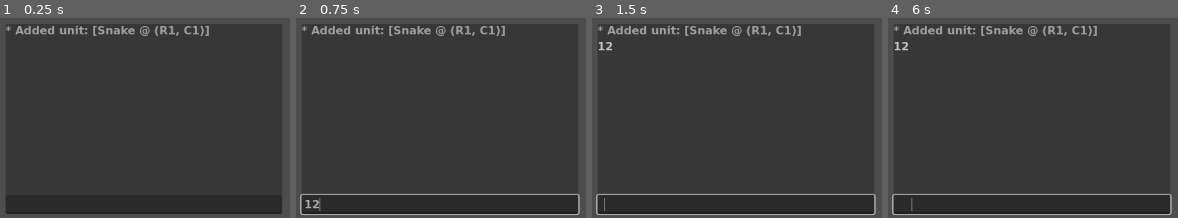
Above: before the commit, frames 1-4 (left to right).
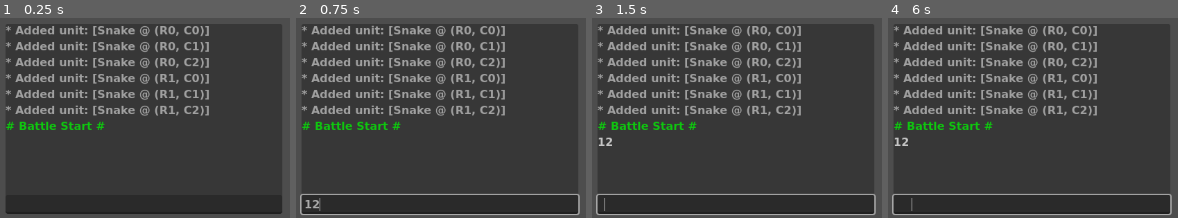
Above: after the commit, the same moments.

Repository: Endermandels/ForrestDwellers2
Game: Godot game, scene res://scenes/battle.tscn
Same seed, same stepped clock (60 frames per second), same inputs: the game is played once before the commit and once after it. This scene is started directly instead of the project's main scene.
Inputs (mouse positions are in pixels of both pictures, inside the frame that each line leads up to):
- Up to frame 1 (0.25 s): no input
- Up to frame 2 (0.75 s): click (441, 204) at 0.52 s; type "12" at 0.6 s
- Up to frame 3 (1.5 s): tap Enter at 1.25 s; tap Space (select) at 1.35 s
- Up to frame 4 (6 s): tap Space (select) at 2, 2.1, 2.85, 3.5, 3.6, 4.35, 5, 5.1, 5.85 s; tap Enter at 2.75, 4.25 s

The runs differ from the first frame. In frame 1, 8.0% of the frame differs, in the area x 2-73%, y 4-56%; in frame 2, 8.0%; in frame 3, 8.1%, in the area x 2-73%, y 4-64%; in frame 4, 8.1%.
Error before the commit: Assertion failed: There should be at least two units on the field at Battle Start (res://scripts/scenes/battle/states/state_battle_start.gd:18)

Commit message:
Add Passive Abilities, Add Flying Ability, TODO: Finish Vulture and Savenger

Diff:
--- /dev/null
+++ b/resources/abilities/flight.tres
@@ -0,0 +1,12 @@
+[gd_resource type="Resource" script_class="AbilityResource" load_steps=4 format=3 uid="uid://yw6yt8acmdtx"]
+
+[ext_resource type="Script" uid="uid://d084ilajke2li" path="res://scripts/resources/ability_condition_resource.gd" id="1_wn1yv"]
+[ext_resource type="Script" uid="uid://4cn21vk6dwbs" path="res://scripts/resources/effect_resource.gd" id="2_toy0x"]
+[ext_resource type="Script" uid="uid://dpoiljl72xoph" path="res://scripts/resources/ability_resource.gd" id="3_srp1o"]
+
+[resource]
+script = ExtResource("3_srp1o")
+name_id = "Flight"
+is_passive = true
+triggers = Array[int]([8])
+metadata/_custom_type_script = "uid://dpoiljl72xoph"
--- a/resources/units/bear.tres
+++ b/resources/units/bear.tres
@@ -1,7 +1,6 @@
-[gd_resource type="Resource" script_class="UnitResource" load_steps=6 format=3 uid="uid://dorscvqxhyn0v"]
+[gd_resource type="Resource" script_class="UnitResource" load_steps=5 format=3 uid="uid://dorscvqxhyn0v"]
 
 [ext_resource type="Script" uid="uid://dpoiljl72xoph" path="res://scripts/resources/ability_resource.gd" id="1_5qgqi"]
-[ext_resource type="Resource" uid="uid://bhpw7yu4psp3o" path="res://resources/abilities/universal/death_cry.tres" id="2_1kkgy"]
 [ext_resource type="Resource" uid="uid://dolt5m5oxde2r" path="res://resources/abilities/intimidate.tres" id="3_1kkgy"]
 [ext_resource type="Script" uid="uid://rjnstbmhir1t" path="res://scripts/resources/unit_resource.gd" id="3_vg8rj"]
 [ext_resource type="Resource" uid="uid://dgoma0vmm8ead" path="res://resources/abilities/bash.tres" id="4_vg8rj"]
@@ -10,8 +9,8 @@
 script = ExtResource("3_vg8rj")
 name_id = "Bear"
 base_hp = 30
-base_atk = 3
+base_atk = 4
 base_arm = 1
 itm = 1
-abilities = Array[ExtResource("1_5qgqi")]([ExtResource("2_1kkgy"), ExtResource("3_1kkgy"), ExtResource("4_vg8rj")])
+abilities = Array[ExtResource("1_5qgqi")]([ExtResource("3_1kkgy"), ExtResource("4_vg8rj")])
 metadata/_custom_type_script = "uid://rjnstbmhir1t"
--- a/resources/units/player.tres
+++ b/resources/units/player.tres
@@ -1,8 +1,7 @@
-[gd_resource type="Resource" script_class="UnitResource" load_steps=4 format=3 uid="uid://dxhoju853is36"]
+[gd_resource type="Resource" script_class="UnitResource" load_steps=3 format=3 uid="uid://dxhoju853is36"]
 
 [ext_resource type="Script" uid="uid://dpoiljl72xoph" path="res://scripts/resources/ability_resource.gd" id="1_5daot"]
 [ext_resource type="Script" uid="uid://rjnstbmhir1t" path="res://scripts/resources/unit_resource.gd" id="1_hm0gi"]
-[ext_resource type="Resource" uid="uid://bhpw7yu4psp3o" path="res://resources/abilities/universal/death_cry.tres" id="2_i12wh"]
 
 [resource]
 script = ExtResource("1_hm0gi")
--- a/resources/units/snake.tres
+++ b/resources/units/snake.tres
@@ -1,9 +1,8 @@
-[gd_resource type="Resource" script_class="UnitResource" load_steps=5 format=3 uid="uid://ctksvdktlu65h"]
+[gd_resource type="Resource" script_class="UnitResource" load_steps=4 format=3 uid="uid://ctksvdktlu65h"]
 
 [ext_resource type="Script" uid="uid://dpoiljl72xoph" path="res://scripts/resources/ability_resource.gd" id="1_3nts6"]
 [ext_resource type="Script" uid="uid://rjnstbmhir1t" path="res://scripts/resources/unit_resource.gd" id="1_ec4t2"]
 [ext_resource type="Resource" uid="uid://8w2sbqtlu371" path="res://resources/abilities/venom.tres" id="2_0mbmv"]
-[ext_resource type="Resource" uid="uid://bhpw7yu4psp3o" path="res://resources/abilities/universal/death_cry.tres" id="2_klhou"]
 
 [resource]
 script = ExtResource("1_ec4t2")
@@ -14,5 +13,5 @@
 base_spd = 1
 base_mp = 2
 itm = 1
-abilities = Array[ExtResource("1_3nts6")]([ExtResource("2_klhou"), ExtResource("2_0mbmv")])
+abilities = Array[ExtResource("1_3nts6")]([ExtResource("2_0mbmv")])
 metadata/_custom_type_script = "uid://rjnstbmhir1t"
--- /dev/null
+++ b/resources/units/vulture.tres
@@ -0,0 +1,15 @@
+[gd_resource type="Resource" script_class="UnitResource" load_steps=4 format=3 uid="uid://4kv48q7g4ljg"]
+
+[ext_resource type="Script" uid="uid://dpoiljl72xoph" path="res://scripts/resources/ability_resource.gd" id="1_5edlk"]
+[ext_resource type="Resource" uid="uid://yw6yt8acmdtx" path="res://resources/abilities/flight.tres" id="2_2rakk"]
+[ext_resource type="Script" uid="uid://rjnstbmhir1t" path="res://scripts/resources/unit_resource.gd" id="2_drw4v"]
+
+[resource]
+script = ExtResource("2_drw4v")
+name_id = "Vulture"
+attack_target_rule = 3
+base_hp = 15
+base_atk = 3
+itm = 1
+abilities = Array[ExtResource("1_5edlk")]([ExtResource("2_2rakk")])
+metadata/_custom_type_script = "uid://rjnstbmhir1t"
--- a/resources/units/wolf.tres
+++ b/resources/units/wolf.tres
@@ -1,9 +1,8 @@
-[gd_resource type="Resource" script_class="UnitResource" load_steps=5 format=3 uid="uid://cdoixu8ii3eji"]
+[gd_resource type="Resource" script_class="UnitResource" load_steps=4 format=3 uid="uid://cdoixu8ii3eji"]
 
 [ext_resource type="Script" uid="uid://rjnstbmhir1t" path="res://scripts/resources/unit_resource.gd" id="1_7lw6w"]
 [ext_resource type="Script" uid="uid://dpoiljl72xoph" path="res://scripts/resources/ability_resource.gd" id="1_cmmx1"]
 [ext_resource type="Resource" uid="uid://dolt5m5oxde2r" path="res://resources/abilities/intimidate.tres" id="2_rpmbs"]
-[ext_resource type="Resource" uid="uid://bhpw7yu4psp3o" path="res://resources/abilities/universal/death_cry.tres" id="2_yd88c"]
 
 [resource]
 script = ExtResource("1_7lw6w")
@@ -12,5 +11,5 @@
 base_atk = 5
 base_spd = 2
 itm = 1
-abilities = Array[ExtResource("1_cmmx1")]([ExtResource("2_yd88c"), ExtResource("2_rpmbs")])
+abilities = Array[ExtResource("1_cmmx1")]([ExtResource("2_rpmbs")])
 metadata/_custom_type_script = "uid://rjnstbmhir1t"
--- a/scenes/battle.tscn
+++ b/scenes/battle.tscn
@@ -3,7 +3,7 @@
 [ext_resource type="Script" uid="uid://cb6pd84bagnfl" path="res://scripts/scenes/battle.gd" id="1_p1qf1"]
 [ext_resource type="Script" uid="uid://dbxkfbj260lm2" path="res://scripts/scenes/battle/battle_handler.gd" id="1_th188"]
 [ext_resource type="Script" uid="uid://fpth6bdbxeah" path="res://scripts/scenes/battle/unit_spawner.gd" id="2_p1qf1"]
-[ext_resource type="Resource" uid="uid://cjh0pu4kvo0hj" path="res://resources/encounters/single_snake.tres" id="4_22uqi"]
+[ext_resource type="Resource" uid="uid://dkrn8exxynce6" path="res://resources/encounters/all_snakes.tres" id="4_djc8l"]
 [ext_resource type="Script" uid="uid://brwygnppu4gbk" path="res://scripts/components/state_machine.gd" id="6_6vh42"]
 [ext_resource type="Script" uid="uid://dd0i66ghxikiq" path="res://scripts/scenes/battle/states/state_battle_start.gd" id="7_4k1nj"]
 [ext_resource type="Script" uid="uid://q1i6aeca8q64" path="res://scripts/scenes/battle/states/state_stun_check.gd" id="8_ekamt"]
@@ -32,7 +32,7 @@
 
 [node name="UnitSpawner" type="Node" parent="BattleHandler"]
 script = ExtResource("2_p1qf1")
-encounter = ExtResource("4_22uqi")
+encounter = ExtResource("4_djc8l")
 
 [node name="BattleStateMachine" type="Node" parent="BattleHandler" node_paths=PackedStringArray("cur_state")]
 script = ExtResource("6_6vh42")
@@ -64,9 +64,10 @@
 attack_state = NodePath("../StateAttack")
 ability_resolution_state = NodePath("../StateAbilityResolution")
 
-[node name="StateAttack" type="Node" parent="BattleHandler/BattleStateMachine" node_paths=PackedStringArray("turn_end_state", "ability_resolution_state")]
+[node name="StateAttack" type="Node" parent="BattleHandler/BattleStateMachine" node_paths=PackedStringArray("turn_end_state", "battle_end_state", "ability_resolution_state")]
 script = ExtResource("9_66ngm")
 turn_end_state = NodePath("../StateTurnEnd")
+battle_end_state = NodePath("../StateBattleEnd")
 ability_resolution_state = NodePath("../StateAbilityResolution")
 
 [node name="StateTurnEnd" type="Node" parent="BattleHandler/BattleStateMachine" node_paths=PackedStringArray("turn_end_2_state", "ability_resolution_state")]
--- a/scripts/globals/constants.gd
+++ b/scripts/globals/constants.gd
@@ -2,15 +2,27 @@
 # Global
 
 enum Trigger {
+	## States
+
 	BATTLE_START,
 	TURN_START,
 	TURN_END,
+
+	## Attack
+
 	ON_HIT,
+	ON_WOUNDED_BY_HIT,
+
+	## Anytime
+
 	ON_HURT,
 	ON_DEATH,
 	ON_WOUNDED,
-	ON_WOUNDED_BY_HURT,
-	PASSIVE,
+	PASSIVE ## Indicates PassiveAbility enum
+}
+
+enum PassiveAbility {
+	FLYING
 }
 
 enum TargetRule {
--- a/scripts/globals/game_state.gd
+++ b/scripts/globals/game_state.gd
@@ -5,14 +5,15 @@
 const WOLF_RESOURCE = preload("res://resources/units/wolf.tres") # TODO: DELETE
 const SNAKE_RESOURCE = preload("res://resources/units/snake.tres") # TODO: DELETE
 const BEAR_RESOURCE = preload("res://resources/units/bear.tres") # TODO: DELETE
+const VULTURE_RESOURCE = preload("res://resources/units/vulture.tres") # TODO: DELETE
 
 const debug_player_units = [
-	null,
+	WOLF_RESOURCE,
 	BEAR_RESOURCE,
-	null,
-	null,
 	PLAYER_RESOURCE,
-	null
+	VULTURE_RESOURCE,
+	BEAR_RESOURCE,
+	VULTURE_RESOURCE
 ] #TODO: DELETE
 
 var player_units: Array[UnitRuntime] = []
--- a/scripts/globals/helper_functions.gd
+++ b/scripts/globals/helper_functions.gd
@@ -21,6 +21,12 @@
 func is_backline_row(row: int) -> bool:
 	return (row == Constants.BF_PLAYER_BACKLINE_ROW) or (row == Constants.BF_ENEMY_BACKLINE_ROW)
 
+## Returns whether the given unit has the specified passive ability
+func unit_has_passive(unit: UnitRuntime, passive: Constants.PassiveAbility) -> bool:
+	return unit.abilities_dict[Constants.Trigger.keys()[Constants.Trigger.PASSIVE]].any(
+		func (a: AbilityRuntime): return a.passive == passive
+	)
+
 ## Returns all valid targets across from source
 func _get_valid_targets_across(source: UnitRuntime, bf: Array[UnitRuntime]) -> Array[UnitRuntime]:
 	var res: Array[UnitRuntime] = []
@@ -31,8 +37,8 @@
 	var dir: int = 1 if source.is_enemy else -1 ## Which direction to check for enemies from
 	var blocked_by_ally: bool = false
 
-	# Backline units must have the space in front of them clear of allies in order to target enemies
-	if source.is_backline:
+	# Backline ground units must have the space in front of them clear of allies in order to target enemies
+	if source.is_backline and not source.is_flying:
 		var ally_in_front: UnitRuntime = bf[Helper.get_pos(src_row + dir, src_col)]
 		blocked_by_ally = (ally_in_front != null) and ally_in_front.blocks_backline
 
@@ -49,14 +55,22 @@
 				var pos: int = Helper.get_pos(row, col)
 				var target: UnitRuntime = bf[pos]
 
-				if target and target != source:
-					if source.is_backline and source.is_enemy == target.is_enemy and target.blocks_backline:
-						# Applies when the source is a backline unit
-						# Any allied units in this column that aren't the source block the source's way of attack
+				if target != null and target != source:
+					if (
+						not source.is_flying 							# Only ground units can be blocked
+						and source.is_backline 							# Only backline units can be blocked
+						and source.is_enemy == target.is_enemy 			# Can only be blocked by allies
+						and target.blocks_backline						# Can only be blocked by blocking units
+					):
 						break # Continue to the next column
-					elif source.is_enemy != target.is_enemy and not target.is_dead:
-						res.append(target)
-						break # Continue to the next column
+					elif (
+						not target.is_dead 								# Cannot target dead units currently
+						and source.is_enemy != target.is_enemy 			# Cannot target your own units currently
+						and (source.is_flying or not target.is_flying)	# Ground units cannot target flying units
+					):
+						res.append(target) # Add valid target
+						if not source.is_flying: # Ground units cannot attack behind other ground units
+							break # Continue to the next column
 
 	return res
 
--- a/scripts/resources/ability_resource.gd
+++ b/scripts/resources/ability_resource.gd
@@ -1,7 +1,31 @@
+@tool
 extends Resource
 class_name AbilityResource
 
 @export_placeholder("Venom") var name_id: String = ""
+
+@export var is_passive: bool = false: ## Whether this ability is passive
+	set(val):
+		is_passive = val
+		if is_passive:
+			triggers = [Constants.Trigger.PASSIVE]
+			conditions = []
+			effects = []
+		else:
+			triggers = []
+		notify_property_list_changed()
+
+@export var passive: Constants.PassiveAbility = Constants.PassiveAbility.FLYING
+
 @export var triggers: Array[Constants.Trigger] = [] ## Triggers to activate this ability
 @export var conditions: Array[AbilityConditionResource] = [] ## Extra conditions to activate this ability
 @export var effects: Array[EffectResource] = [] ## Effects to apply
+
+func _validate_property(property: Dictionary) -> void:
+	if property.name in ["triggers", "conditions", "effects"]:
+		if is_passive:
+			property.usage = PROPERTY_USAGE_NO_EDITOR
+
+	if property.name == "passive":
+		if not is_passive:
+			property.usage = PROPERTY_USAGE_NO_EDITOR
--- a/scripts/resources/unit_resource.gd
+++ b/scripts/resources/unit_resource.gd
@@ -2,8 +2,6 @@
 class_name UnitResource
 
 @export_placeholder("Wolf") var name_id: String = ""
-@export var is_enemy: bool = true ## Whether this unit is an enemy of the player or not
-@export var blocks_backline: bool = true ## Whether this unit blocks backline units from attacking
 @export var attack_target_rule: Constants.TargetRule = Constants.TargetRule.OPPONENT_ACROSS ## TargetRule for choosing defenders of this unit's attack
 @export_group("Base Stats")
 @export_range(0, 100) var base_hp: int = 1
--- a/scripts/runtime/ability_runtime.gd
+++ b/scripts/runtime/ability_runtime.gd
@@ -2,6 +2,9 @@
 class_name AbilityRuntime
 
 var name_id: String
+var is_passive: bool
+var passive: Constants.PassiveAbility
+
 var triggers: Array[Constants.Trigger]
 var conditions: Array[AbilityConditionRuntime]
 var effects: Array[EffectRuntime]
@@ -9,19 +12,22 @@
 var source_unit: UnitRuntime ## Source Unit of this Ability
 
 func _init(res: AbilityResource, source: UnitRuntime) -> void:
+	source_unit = source
+
 	name_id = res.name_id
+	is_passive = res.is_passive
+	passive = res.passive
 	triggers = res.triggers
-	source_unit = source
+
+	for c in res.conditions:
+		var runtime = AbilityConditionRuntime.new(c)
+
+		conditions.append(runtime)
 
 	for e in res.effects:
 		var runtime = EffectRuntime.from_resource(e)
 
 		effects.append(runtime)
 
-	for c in res.conditions:
-		var runtime = AbilityConditionRuntime.new(c)
-
-		conditions.append(runtime)
-
 func _to_string() -> String:
 	return name_id
--- a/scripts/runtime/unit_runtime.gd
+++ b/scripts/runtime/unit_runtime.gd
@@ -36,7 +36,9 @@
 var is_dead: bool ## Whether this unit is dead
 var is_enemy: bool ## Whether this unit is an enemy of the player or not
 var is_backline: bool ## Whether this unit is currently in the backlines
-var blocks_backline: bool ## Whether this unit blocks backline units from attacking
+var blocks_backline: bool: ## Whether this unit blocks backline units from attacking
+	get():
+		return not is_dead and not is_flying
 var death_has_been_handled: bool ## Whether this unit's death has been handled (On Death triggering, Game State checking, etc.)
 
 # Attack Specific
@@ -45,20 +47,26 @@
 var engaged_opponent: UnitRuntime ## The opponent this unit is currently engaged in combat with
 
 # Modifiers (cleared at Turn End)
-var weakness: int ## decrease ATK
-var strength: int ## increase ATK
-var fear: int ## chance to run away
+var weakness: int ## Decrease ATK
+var strength: int ## Increase ATK
+var fear: int ## Chance to run away
+var is_flying: bool: ## Whether this unit has the Flying Passive Ability
+	get():
+		return Helper.unit_has_passive(self, Constants.PassiveAbility.FLYING)
 var is_stunned: bool ## Whether this unit should skip its attack
 
 func _init(res: UnitResource) -> void:
+	# Resource-specific
 	name_id = res.name_id
-	is_enemy = res.is_enemy
+	attack_target_rule = res.attack_target_rule
 	base_hp = res.base_hp
 	base_atk = res.base_atk
 	base_arm = res.base_arm
 	base_spd = res.base_spd
 	base_mp = res.base_mp
 	itm = res.itm
+
+	# Runtime-specific
 	hp = base_hp
 	atk = base_atk
 	arm = base_arm
@@ -69,9 +77,10 @@
 	strength = 0
 	fear = 0
 
+	is_enemy = true
+	is_flying = false
 	death_has_been_handled = false
-	blocks_backline = res.blocks_backline
-	attack_target_rule = res.attack_target_rule
+	blocks_backline = true
 	position = 0
 
 	abilities_dict = {}
Binary file added: assets/art/src/Sprites.aseprite
